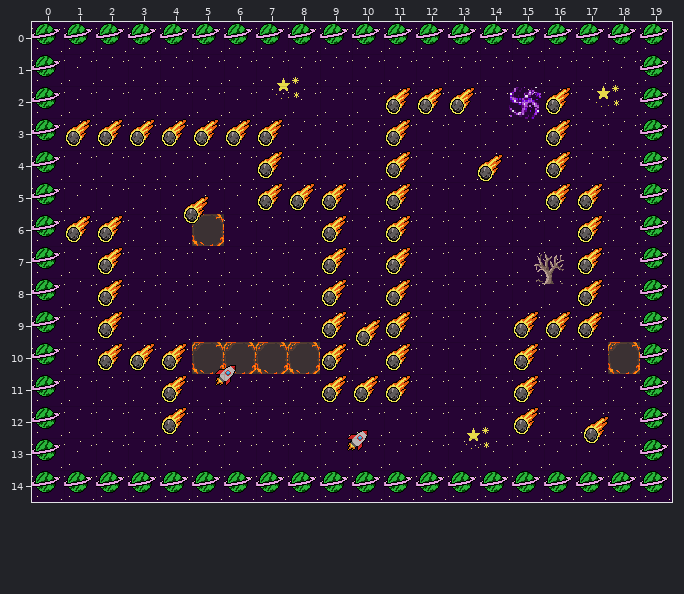
Tiled map, stored at tiled/level-01.tmx. Above, as it was before the edit.
Cells are 32x32 px. Shown: x 0..19, y 0..14.
The same view after the edit:
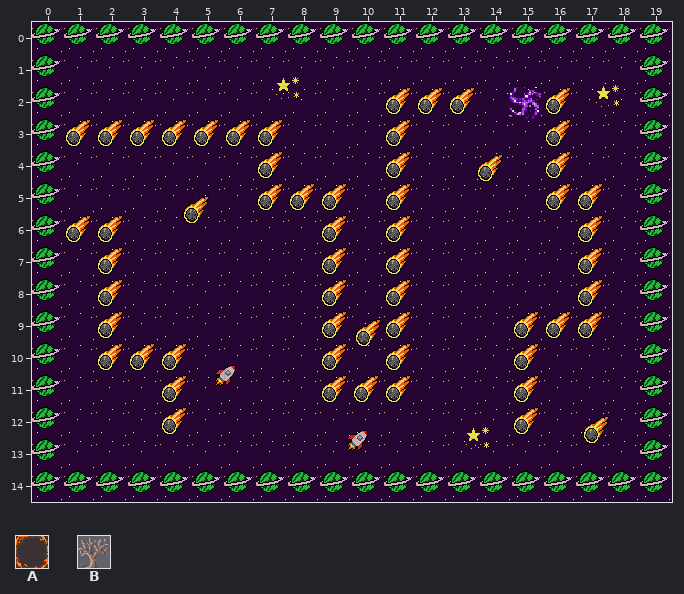
Key: from "tileset": A 4, B 22.
_ is an empty cell.
Objects are placed by their top-left corner, in cells (3,4 is the top-left corner of cell 3,4); size is 1x1 cell unless given.
Tiles replaced or removed in this view: A.
Changes in this commit:
Changed rows in their new state; . is an unchanged cell.
Layer "Obstacles":
first column x 5:
 6 _
first column x 5:
10 ____........._
Layer "Items":
removed: B at 15.7,7.2
Pixel boxes of the changes (left, top, right, bottom) in both pictures:
removed: (192, 214, 224, 246)
removed: (534, 254, 564, 284)
removed: (192, 342, 320, 374)
removed: (608, 342, 640, 374)
